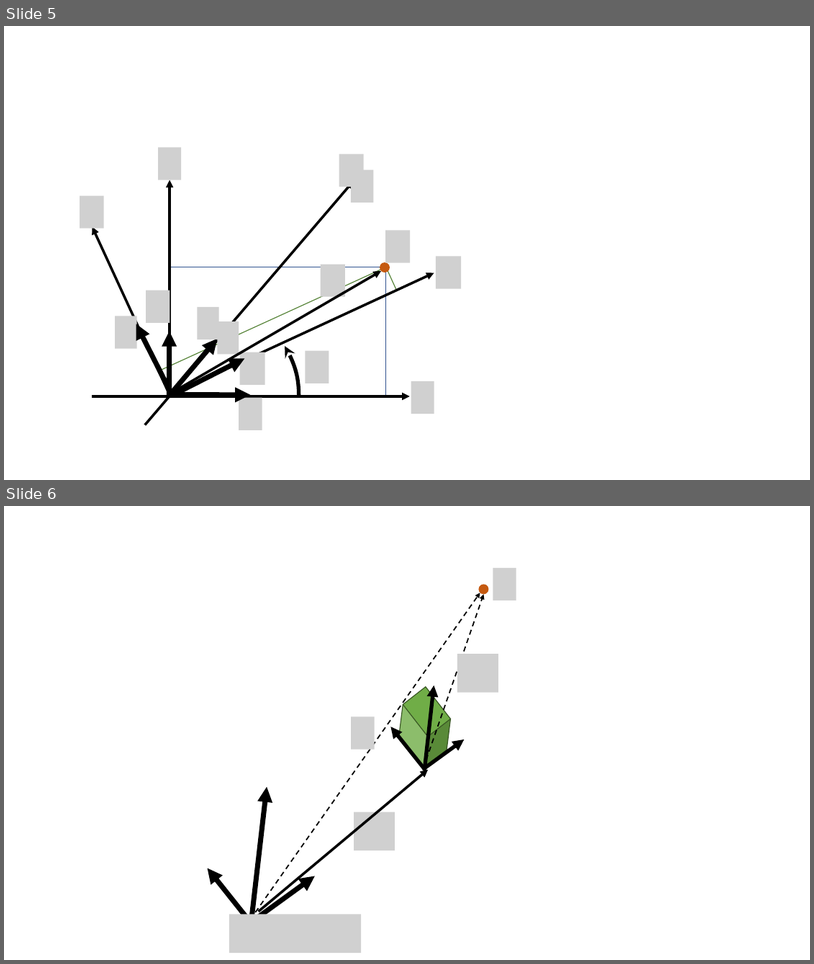
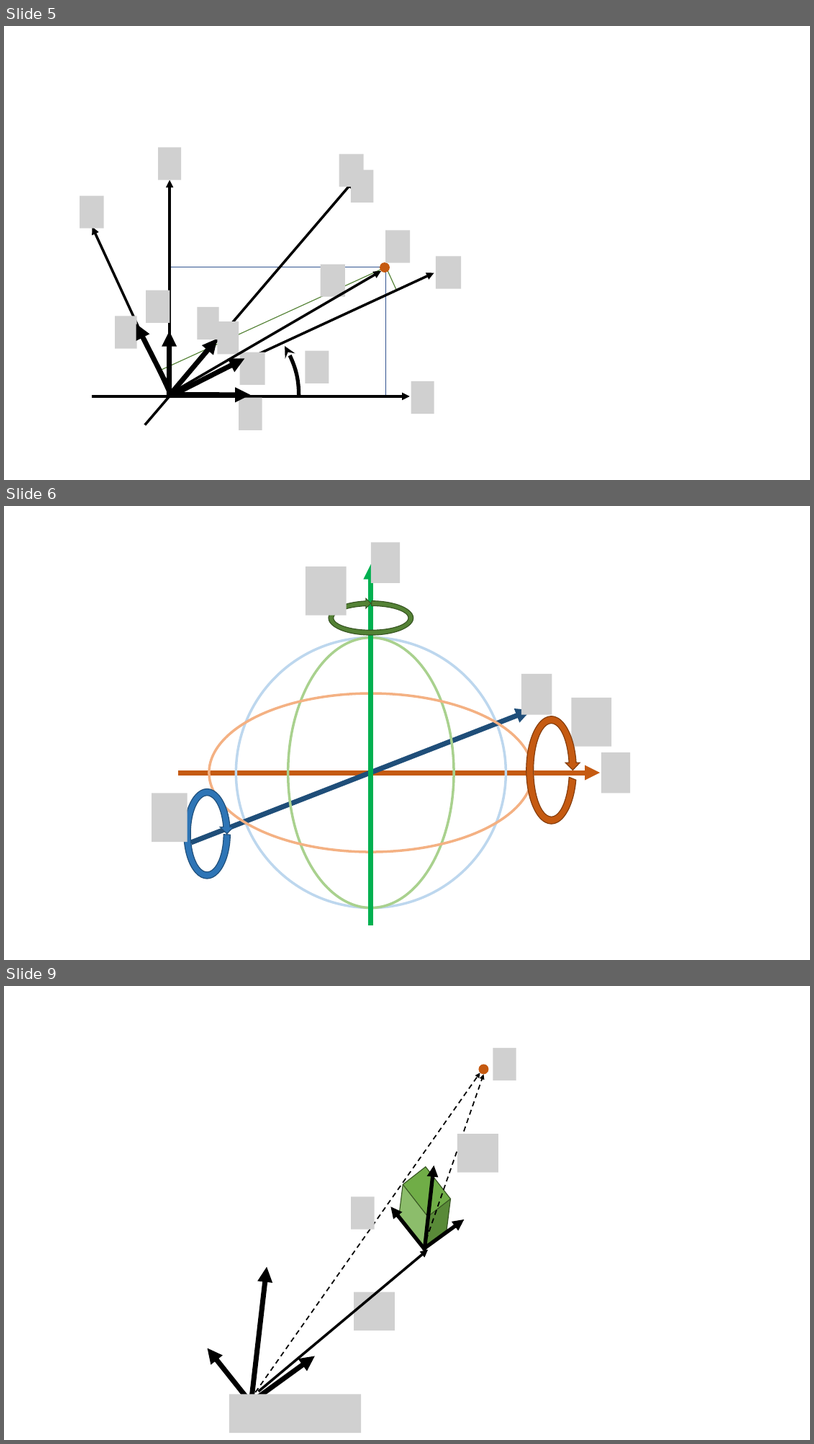
Before and after one commit to rurusasu/Diary, a slide deck: 座標変換.pptx. Shown one above the other, each under a label of ours: slides 5 and 6 before the commit, slides 5, 6 and 9 after it; the slides between them are not shown. The pictures are 814x964 and 814x1444 pixels, drawn with LibreOffice and Linux fonts; fonts in the diff are those of the drawing; grey boxes stand for pictures. Boxes give left, top, right and bottom in pixels: in the first picture for what was removed or moved away, otherwise in the second. Text is boxed around its words. In the diff, an @@ line names an element or a change of style, - is before the commit and + after.

```diff
--- a/座標変換.pptx
+++ b/座標変換.pptx
@@ slide 6 added at (4,506,810,960), background #FFFFFF @@
@@ picture added at (371,542,400,583) @@
@@ picture added at (306,566,347,615) @@
@@ group added at (178,564,600,925): 3 arrows, 3 ellipses @@
@@ circular arrow added at (327,599,416,637), fill #548235, outline #385723 1 pt @@
@@ picture added at (522,674,553,714) @@
@@ picture added at (571,698,612,746) @@
@@ circular arrow added at (523,713,581,827), fill #C55A11, outline #843C0B 1 pt @@
@@ picture added at (602,752,630,793) @@
@@ circular arrow added at (180,785,234,882), fill #2E75B6, outline #1F4E79 1 pt @@
@@ picture added at (152,793,188,842) @@
@@ what was slide 6 is now slide 9 @@
```
Also in this commit, not shown: 2 other slides added, 4 other files.
